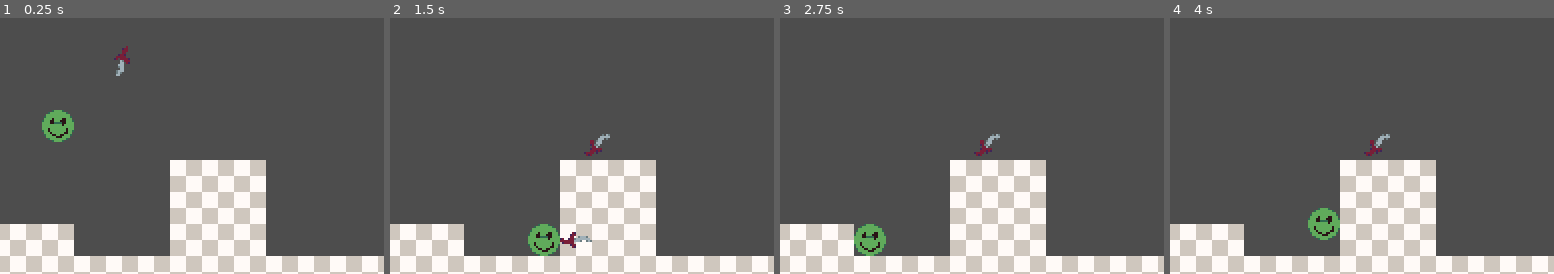
Above: before the commit, frames 1-4 (left to right).
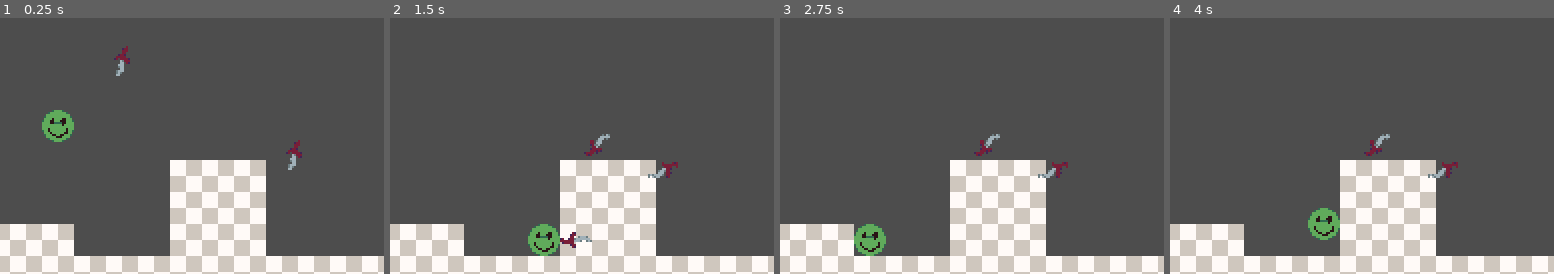
Above: after the commit, the same moments.

Repository: LordOfCheese1/project-hell
Game: Godot game, scene res://scenes/testing.tscn
Two runs of this game, one before a commit and one after it. Both use one fixed random seed, a clock stepped at 60 frames per second and the inputs below.
Inputs:
- Up to frame 1 (0.25 s): no input
- Up to frame 2 (1.5 s): hold E (grab) 0.53-1.28 s; hold D (right) from 0.53 s (still down); tap Space (jump) at 0.77 s; tap E (grab) at 1.35 s
- Up to frame 3 (2.75 s): tap Space (jump) at 1.52 s; release D (right) at 2.03 s; hold A (left) from 2.03 s (still down); hold E (grab) from 2.03 s (still down); tap F (use_item) at 2.1 s
- Up to frame 4 (4 s): tap Enter at 2.75 s; release A (left) at 2.78 s; release E (grab) at 2.78 s; hold D (right) from 2.78 s (still down); tap E (grab) at 2.85 s; tap Space (jump) at 3.02, 3.77 s; hold E (grab) from 3.53 s (still down)
The pictures show only the part of the screen within x 24-74%, y 41-91%; the shares and areas given below are measured in that part.

The runs differ from the first frame. In frame 1, 0.2% of the frame differs, in the area x 74-79%, y 47-60%; in frame 2, 0.2%; in frame 3, 0.2%; in frame 4, 0.2%.

Commit message:
visual improvements

Diff:
--- a/scenes/testing.tscn
+++ b/scenes/testing.tscn
@@ -17,3 +17,6 @@
 
 [node name="dagger2" parent="." instance=ExtResource("3_jas43")]
 position = Vector2(194, 111)
+
+[node name="dagger3" parent="." instance=ExtResource("3_jas43")]
+position = Vector2(280, 158)
--- a/scripts/classes/item_class.gd
+++ b/scripts/classes/item_class.gd
@@ -6,6 +6,7 @@
 var grabbed_entity : Node
 var is_attached_to : Node
 var has_attachment = false
+var attach_position = Vector2()
 
 
 func grab(entity : Node):
@@ -31,10 +32,12 @@
 	is_grabbed = false
 
 
-func setup_item():
+func setup_item(attach_pos = Vector2(0, 0)):
 	add_to_group("item")
+	attach_position = attach_pos
 
 
 func item_update():
 	if is_attached_to != null:
-		position = is_attached_to.position
+		position = is_attached_to.position + is_attached_to.attach_position * is_attached_to.transform.x
+		rotation_degrees = is_attached_to.rotation_degrees
--- a/scripts/entities/player.gd
+++ b/scripts/entities/player.gd
@@ -43,6 +43,8 @@
 	if Input.is_action_just_pressed("grab"):
 		if len(grabbed_items) < 2:
 			attempt_item_grab()
+
+	if Input.is_action_just_released("grab"):
 		grabbed_items.reverse()
 
 	if Input.is_action_pressed("grab"):
@@ -84,7 +86,6 @@
 
 
 func attempt_attach():
-	print("attach")
 	if len(grabbed_items) > 1:
 		grabbed_items[1].attach_to(grabbed_items[0])
 		$item_grab_area.refresh()
--- a/scripts/items/dagger.gd
+++ b/scripts/items/dagger.gd
@@ -5,7 +5,7 @@
 
 
 func _ready():
-	setup_item()
+	setup_item(Vector2(-6, 0))
 	velocity.x = -180
 
 
